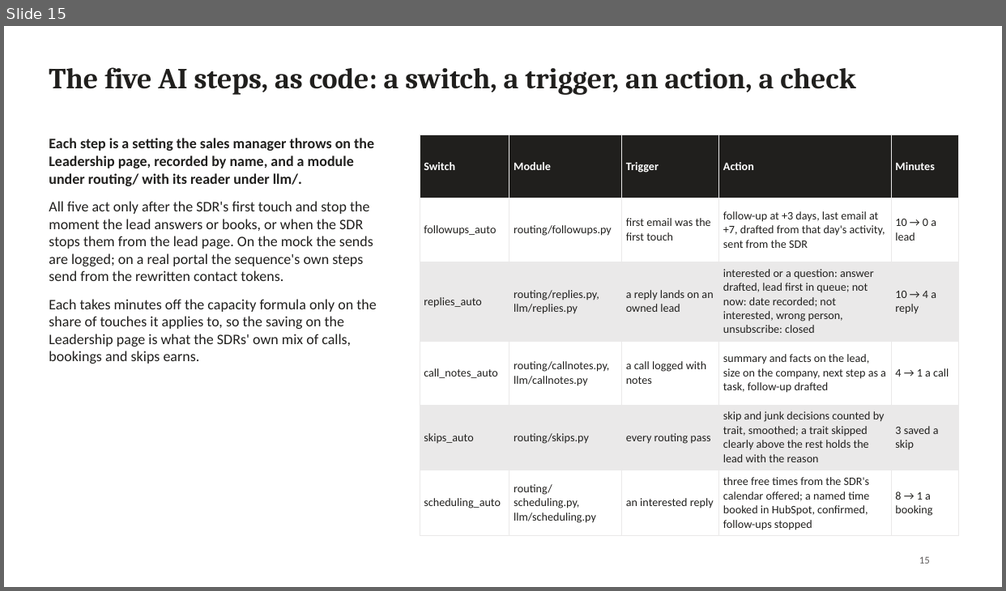
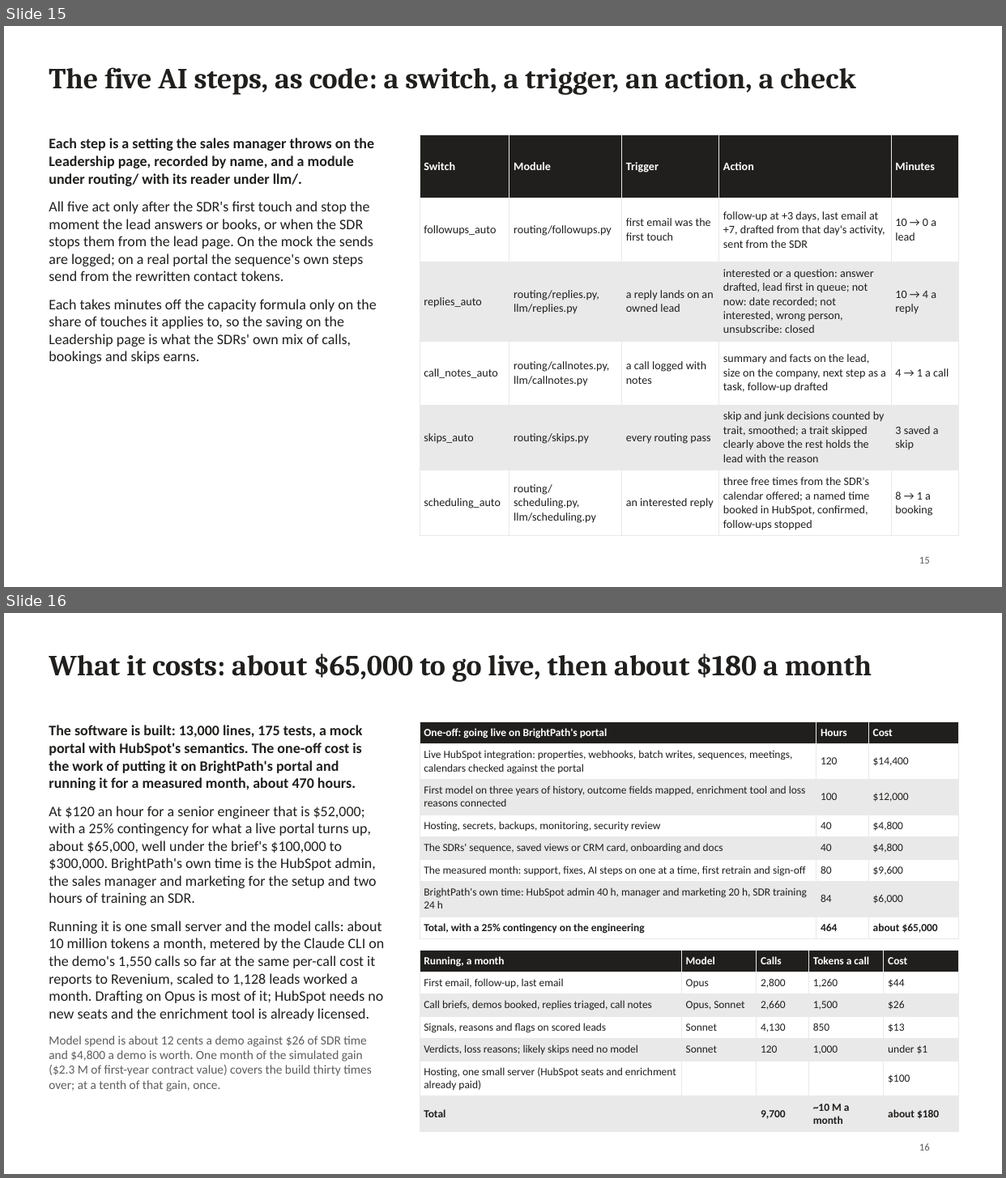
Before and after one commit to Ash1129/AuxoCase, a slide deck: docs/decks/AuxoCase-CTO-technical-walkthrough.pptx. Shown one above the other, each under a label of ours: slide 15 before the commit, slides 15 and 16 after it. The pictures are 1006x591 and 1006x1178 pixels, drawn with LibreOffice and Linux fonts; fonts in the diff are those of the drawing. Boxes give left, top, right and bottom in pixels: in the first picture for what was removed or moved away, otherwise in the second. Text is boxed around its words. In the diff, an @@ line names an element or a change of style, - is before the commit and + after.

```diff
--- a/docs/decks/AuxoCase-CTO-technical-walkthrough.pptx
+++ b/docs/decks/AuxoCase-CTO-technical-walkthrough.pptx
@@ slide 16 added at bbox=[4, 613, 1002, 1174], background #FFFFFF @@
@@ title added at bbox=[49, 653, 872, 682], 28 pt, text #201F1D, bold @@
+What it costs: about $65,000 to go live, then about $180 a month
@@ text added at bbox=[49, 725, 384, 1092], 14 pt, text #201F1D @@
+The software is built: 13,000 lines, 175 tests, a mock portal with HubSpot's semantics. The one-off cost is the work of putting it on BrightPath's portal and running it for a measured month, about 470 hours.
+At $120 an hour for a senior engineer that is $52,000; with a 25% contingency for what a live portal turns up, about $65,000, well under the brief's $100,000 to $300,000. BrightPath's own time is the HubSpot admin, the sales manager and marketing for the setup and two hours of training an SDR.
+Running it is one small server and the model calls: about 10 million tokens a month, metered by the Claude CLI on the demo's 1,550 calls so far at the same per-call cost it reports to Revenium, scaled to 1,128 leads worked a month. Drafting on Opus is most of it; HubSpot needs no new seats and the enrichment tool is already licensed.
+Model spend is about 12 cents a demo against $26 of SDR time and $4,800 a demo is worth. One month of the simulated gain ($2.3 M of first-year contract value) covers the build thirty times over; at a tenth of that gain, once.
@@ table added at bbox=[420, 722, 958, 937], 8 rows, 3 columns @@
+One-off: going live on BrightPath's portal | Hours | Cost
+Live HubSpot integration: properties, webhooks, batch writes, sequences, meetings, calendars checked against the portal | 120 | $14,400
+First model on three years of history, outcome fields mapped, enrichment tool and loss reasons connected | 100 | $12,000
+Hosting, secrets, backups, monitoring, security review | 40 | $4,800
+The SDRs' sequence, saved views or CRM card, onboarding and docs | 40 | $4,800
+The measured month: support, fixes, AI steps on one at a time, first retrain and sign-off | 80 | $9,600
+BrightPath's own time: HubSpot admin 40 h, manager and marketing 20 h, SDR training 24 h | 84 | $6,000
+Total, with a 25% contingency on the engineering | 464 | about $65,000
@@ table added at bbox=[420, 950, 958, 1127], 7 rows, 5 columns @@
+Running, a month | Model | Calls | Tokens a call | Cost
+First email, follow-up, last email | Opus | 2,800 | 1,260 | $44
+Call briefs, demos booked, replies triaged, call notes | Opus, Sonnet | 2,660 | 1,500 | $26
+Signals, reasons and flags on scored leads | Sonnet | 4,130 | 850 | $13
+Verdicts, loss reasons; likely skips need no model | Sonnet | 120 | 1,000 | under $1
+Hosting, one small server (HubSpot seats and enrichment already paid) |  |  |  | $100
+Total |  | 9,700 | ~10 M a month | about $180
@@ page number added at bbox=[919, 1144, 930, 1151], 10 pt, text #605D5D @@
+16
```
Also in this commit, not shown: 1 other slide added, 3 other files.
